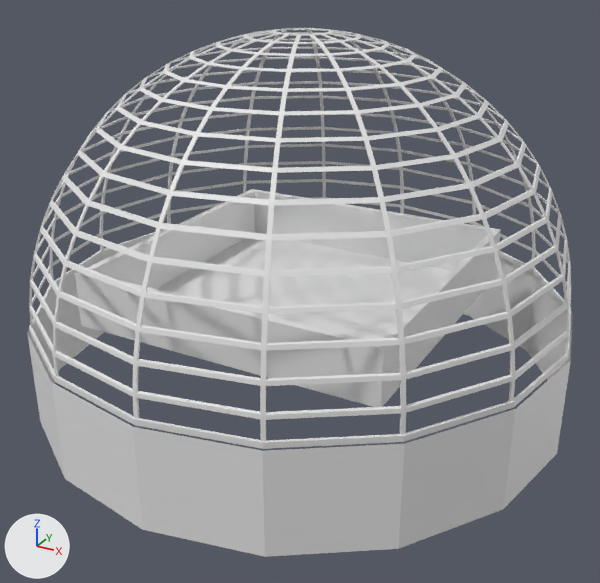
What one commit did to the OBJ model resources/mesh/spacebase_frame.obj.
Camera for both pictures: a 50 mm camera at (6.92, -12.66, 6.48) aimed at (0.21, -0.47, 0.38). Arrows for +X, +Y and +Z are at lower left; the lights stay in place. Where no turn or scale is listed for an object, it has been applied to the vertices. Vertices at the same position are counted once.
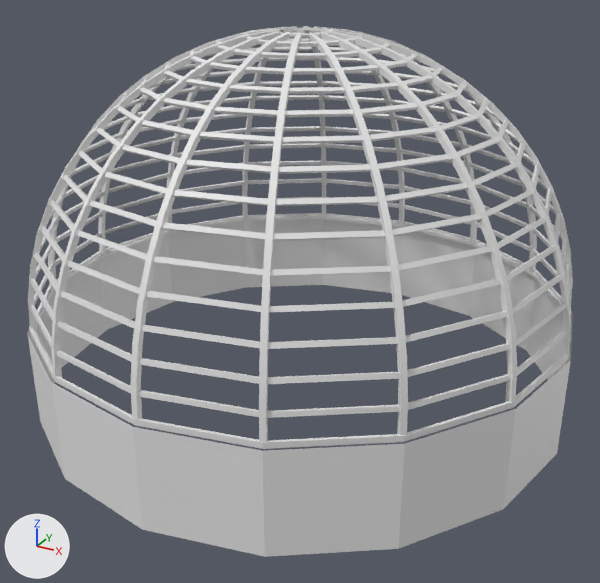
Where the change shows, as pixel boxes [x1, y1, x2, y2] in the pictures (600 x 583 px):
'Circle', reshaped (7% shorter): before [27, 189, 573, 557]; after [27, 213, 573, 557]
'Sphere.002', reshaped: before [29, 28, 571, 441]; after [31, 28, 570, 449]
'glass_frame_v_Plane.001', added: after [28, 26, 573, 448]
part 2 of me_circle, deleted: before [75, 189, 501, 407]

What the commit changed:
me_circle has 114 vertices, 77 faces and spans x -5.0..5.0, y -5.0..5.0, z -1.83..1.0.
me_circle is used by ob_circle; location (0.0, 0.0, 0.0).
me_circle part 2: the loose piece of 16 vertices spanning x -2.89..2.89, y -2.89..2.89, z 0.0..1.0 is deleted.
me_sphere_002 is used by ob_sphere_002; location (0.0, 0.0, 0.0).
me_sphere_002 had 1952 vertices, 2416 faces and spanned x -4.93..4.93, y -4.93..4.93, z -0.02..4.89.
me_sphere_002 now has 1024 vertices, 1040 faces and spans x -4.92..4.92, y -4.92..4.92, z -0.04..4.9.
me_sphere_002 part 1: 1952 vertices removed from x -4.93..4.93, y -4.93..4.93, z -0.02..4.89; 1024 vertices added at x -4.92..4.92, y -4.92..4.92, z -0.04..4.9.
Mesh me_glass_frame_v_plane_001 is new.
It has 832 vertices, 800 faces and spans x -4.95..4.95, y -4.95..4.95, z 0.0..4.92.
Object 'glass_frame_v_Plane.001' (ob_glass_frame_v_plane_001) is new; it shows me_glass_frame_v_plane_001.
Its location is (0.0, 0.0, 0.0).
